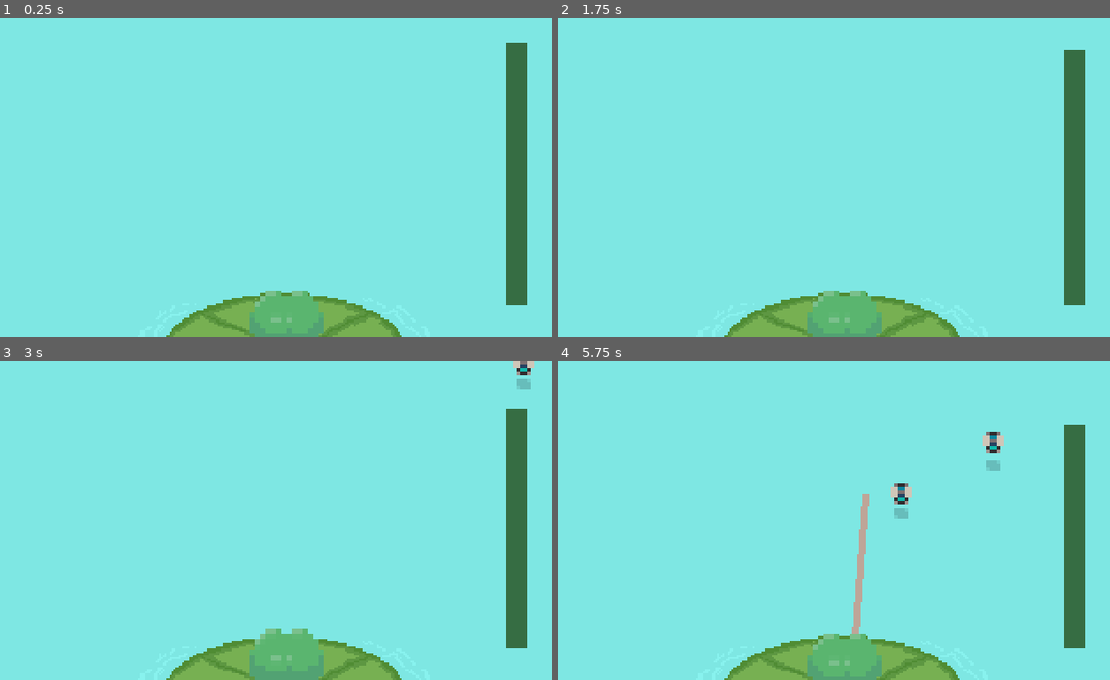
Above: before the commit, frames 1-4 (two rows, left to right).
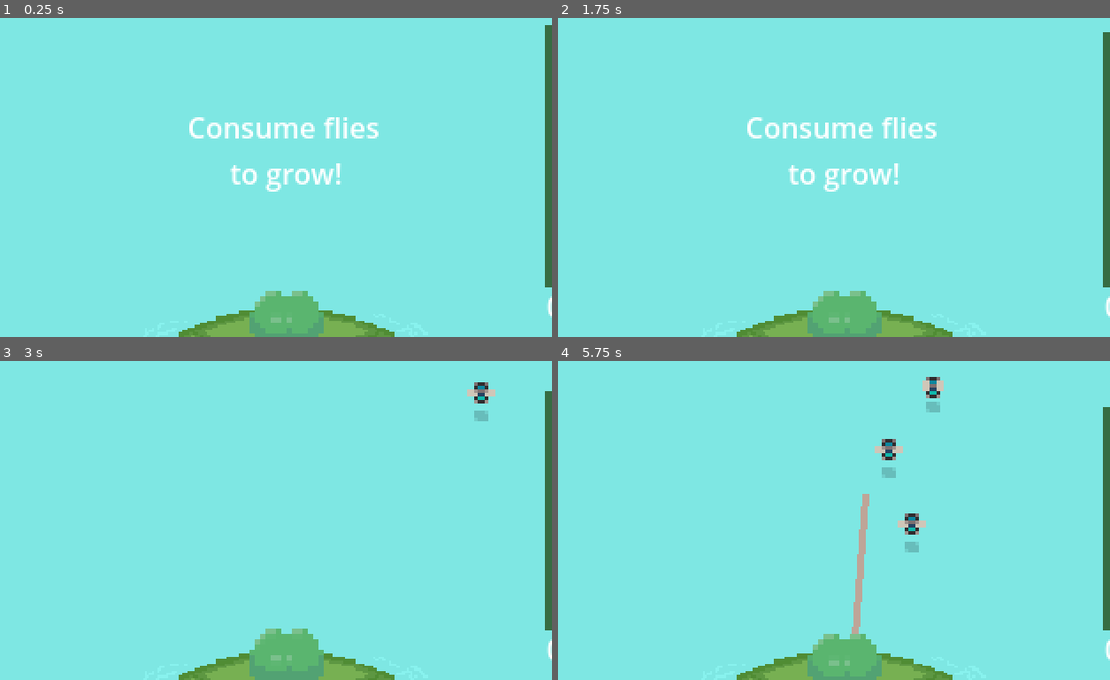
Above: after the commit, the same moments.

Repository: Harry-Pollitt/frog
Game: Godot game, scene res://scenes/main.tscn
Two runs of this game, one before a commit and one after it. Both use one fixed random seed, a clock stepped at 60 frames per second and the inputs below.
Inputs (mouse positions are in pixels of both pictures, inside the frame that each line leads up to):
- Up to frame 1 (0.25 s): no input
- Up to frame 2 (1.75 s): tap Enter at 0.5 s; move the mouse to (949, 161) at 0.52 s; press the mouse at (949, 161) at 0.53 s; move the mouse to (712, 193) at 1.27 s; release the mouse at (712, 193) at 1.28 s; click (712, 193) at 1.35 s
- Up to frame 3 (3 s): move the mouse to (325, 450) at 2.02 s; press the mouse at (325, 450) at 2.03 s; move the mouse to (242, 584) at 2.77 s; release the mouse at (242, 584) at 2.78 s; click (242, 584) at 2.85 s
- Up to frame 4 (5.75 s): move the mouse to (994, 568) at 3.52 s; press the mouse at (994, 568) at 3.53 s; move the mouse to (657, 472) at 4.27 s; release the mouse at (657, 472) at 4.28 s; click (657, 472) at 4.35 s; move the mouse to (856, 520) at 5.02 s; press the mouse at (856, 520) at 5.03 s

The runs differ from the first frame. In frame 1, 8.0% of the frame differs, in the area x 30-100%, y 2-100%; in frame 2, 7.9%; in frame 3, 6.5%; in frame 4, 7.2%.

Commit message:
scoring and messages
score, game over and narrative messages

Diff:
--- a/scenes/consume.gd
+++ b/scenes/consume.gd
@@ -1,8 +1,18 @@
 extends Area2D
 
+@onready var messages = %Messages
+@onready var frog_sprite = %FrogSprite
 @onready var hunger = %HungerBar
+@onready var score_label = %Score
 var flys_consumed : int = 0
-signal total_flys_consumed
+signal total_flys_consumed(flys_consumed : int)
+signal twist
+
+func _ready() -> void:
+	messages.visible = true
+	messages.text = "Consume flies \nto grow!"
+	await get_tree().create_timer(2).timeout
+	messages.visible = false
 
 func _on_body_entered(body: Node2D) -> void:
 	if body.has_method("consumed"):
@@ -10,7 +20,26 @@
 		flys_consumed += 1
 		hunger.value += 5
 
-
+func _process(delta: float) -> void:
+	score_label.text = str(flys_consumed)
+	if flys_consumed in range(10, 29):
+		frog_sprite.scale = Vector2(4,4)
+	elif flys_consumed > 30:
+		frog_sprite.scale = Vector2(6,6)
+	if flys_consumed == 10:
+		messages.visible = true
+		messages.text = "Keep on growing \nto spawn!"
+		await get_tree().create_timer(2).timeout
+		messages.visible = false
+	if flys_consumed == 30:
+		messages.visible = true
+		messages.text = "Almost \nthere!"
+		await get_tree().create_timer(2).timeout
+		messages.visible = false
+	if flys_consumed == 45:
+		twist.emit()
 
 func _on_hunger_bar_hunger_depleted() -> void:
+	print("hunger bar score signal")
+	print(flys_consumed)
 	total_flys_consumed.emit(flys_consumed)
--- a/scenes/hunger_bar.gd
+++ b/scenes/hunger_bar.gd
@@ -1,6 +1,6 @@
 extends ProgressBar
 
-@onready var frog_sprite = %FrogSprite
+@onready var messages = %Messages
 
 var hunger_counter : int = 0
 signal hunger_depleted
@@ -11,9 +11,20 @@
 		self.value -= 3
 	elif hunger_counter in range(30,60):
 		self.value -= 5
-		frog_sprite.scale = Vector2(4,4)
 	elif hunger_counter > 60:
 		self.value -= 7
-		frog_sprite.scale = Vector2(6,6)
-	elif self.value == 0:
+	if self.value == 0:
 		hunger_depleted.emit()
+		print("hunger_depleted signal")
+
+func _process(delta: float) -> void:
+	if hunger_counter == 30:
+		messages.visible = true
+		messages.text = "I'm getting \nhungier!"
+		await get_tree().create_timer(2).timeout
+		messages.visible = false
+	if hunger_counter == 60:
+		messages.visible = true
+		messages.text = "Hungry..."
+		await get_tree().create_timer(2).timeout
+		messages.visible = false
--- a/scenes/main.tscn
+++ b/scenes/main.tscn
@@ -8,6 +8,10 @@
 [ext_resource type="Script" uid="uid://bpr58yirrkkod" path="res://scenes/spawner.gd" id="5_tbgi4"]
 [ext_resource type="Script" uid="uid://dy1va4e5m4eae" path="res://scenes/hunger_bar.gd" id="6_tefeu"]
 [ext_resource type="Script" uid="uid://rj2rfj1tbd8a" path="res://scenes/ui.gd" id="7_tipki"]
+
+[sub_resource type="StyleBoxEmpty" id="StyleBoxEmpty_o6xl0"]
+
+[sub_resource type="StyleBoxFlat" id="StyleBoxFlat_tipki"]
 
 [sub_resource type="CapsuleShape2D" id="CapsuleShape2D_jyhfs"]
 radius = 9.0
@@ -48,18 +52,72 @@
 "speed": 5.0
 }]
 
-[sub_resource type="StyleBoxEmpty" id="StyleBoxEmpty_o6xl0"]
-
-[sub_resource type="StyleBoxFlat" id="StyleBoxFlat_tipki"]
-
 [node name="Main" type="Node2D"]
 
 [node name="Background" type="TextureRect" parent="."]
-offset_left = -1.0
-offset_top = -4.0
-offset_right = 336.0
-offset_bottom = 204.0
+offset_left = -21.0
+offset_top = -24.0
+offset_right = 357.0
+offset_bottom = 221.0
 texture = ExtResource("1_o6xl0")
+
+[node name="UI" type="Control" parent="."]
+layout_mode = 3
+anchors_preset = 0
+offset_left = -14.0
+offset_top = 11.0
+offset_right = 26.0
+offset_bottom = 51.0
+script = ExtResource("7_tipki")
+
+[node name="HungerBar" type="ProgressBar" parent="UI"]
+unique_name_in_owner = true
+modulate = Color(0.352941, 0.709804, 0.435294, 1)
+layout_mode = 0
+offset_left = 330.0
+offset_top = 141.0
+offset_right = 478.0
+offset_bottom = 153.0
+rotation = -1.5708
+theme_override_styles/background = SubResource("StyleBoxEmpty_o6xl0")
+theme_override_styles/fill = SubResource("StyleBoxFlat_tipki")
+step = 1.0
+value = 100.0
+show_percentage = false
+script = ExtResource("6_tefeu")
+
+[node name="Timer" type="Timer" parent="UI/HungerBar"]
+autostart = true
+
+[node name="GameOver" type="Label" parent="UI"]
+visible = false
+layout_mode = 0
+offset_left = 24.0
+offset_top = -36.0
+offset_right = 337.0
+offset_bottom = 150.0
+text = "Game Over!"
+horizontal_alignment = 1
+vertical_alignment = 1
+
+[node name="Score" type="Label" parent="UI"]
+unique_name_in_owner = true
+layout_mode = 0
+offset_left = 331.0
+offset_top = 140.0
+offset_right = 371.0
+offset_bottom = 163.0
+text = "0"
+
+[node name="Messages" type="Label" parent="UI"]
+unique_name_in_owner = true
+layout_mode = 0
+offset_left = 128.0
+offset_top = 39.0
+offset_right = 168.0
+offset_bottom = 62.0
+horizontal_alignment = 1
+vertical_alignment = 1
 
 [node name="TongueOrigin" type="Node2D" parent="."]
 position = Vector2(170, 166)
@@ -101,51 +159,11 @@
 position = Vector2(365, 102)
 
 [node name="Timer" type="Timer" parent="Spawner"]
-wait_time = 2.0
+wait_time = 1.5
 autostart = true
 
-[node name="UI" type="Control" parent="."]
-layout_mode = 3
-anchors_preset = 0
-offset_left = -14.0
-offset_top = 11.0
-offset_right = 26.0
-offset_bottom = 51.0
-script = ExtResource("7_tipki")
-
-[node name="HungerBar" type="ProgressBar" parent="UI"]
-unique_name_in_owner = true
-modulate = Color(0.352941, 0.709804, 0.435294, 1)
-layout_mode = 0
-offset_left = 308.0
-offset_top = 151.0
-offset_right = 456.0
-offset_bottom = 163.0
-rotation = -1.5708
-theme_override_styles/background = SubResource("StyleBoxEmpty_o6xl0")
-theme_override_styles/fill = SubResource("StyleBoxFlat_tipki")
-step = 1.0
-value = 100.0
-show_percentage = false
-script = ExtResource("6_tefeu")
-
-[node name="Timer" type="Timer" parent="UI/HungerBar"]
-autostart = true
-
-[node name="GameOver" type="Label" parent="UI"]
-visible = false
-layout_mode = 0
-offset_left = 24.0
-offset_top = -36.0
-offset_right = 337.0
-offset_bottom = 150.0
-text = "Game Over!"
-horizontal_alignment = 1
-vertical_alignment = 1
-
+[connection signal="hunger_depleted" from="UI/HungerBar" to="TongueOrigin/Consume" method="_on_hunger_bar_hunger_depleted"]
+[connection signal="timeout" from="UI/HungerBar/Timer" to="UI/HungerBar" method="_on_timer_timeout"]
 [connection signal="body_entered" from="TongueOrigin/Consume" to="TongueOrigin/Consume" method="_on_body_entered"]
-[connection signal="total_flys_consumed" from="TongueOrigin/Consume" to="UI/GameOver" method="_on_consume_total_flys_consumed"]
+[connection signal="total_flys_consumed" from="TongueOrigin/Consume" to="UI" method="_on_consume_total_flys_consumed"]
 [connection signal="timeout" from="Spawner/Timer" to="Spawner" method="_on_timer_timeout"]
-[connection signal="hunger_depleted" from="UI/HungerBar" to="TongueOrigin/Consume" method="_on_hunger_bar_hunger_depleted"]
-[connection signal="hunger_depleted" from="UI/HungerBar" to="UI/GameOver" method="_on_hunger_bar_hunger_depleted"]
-[connection signal="timeout" from="UI/HungerBar/Timer" to="UI/HungerBar" method="_on_timer_timeout"]
--- a/scenes/tongue_body.gd
+++ b/scenes/tongue_body.gd
@@ -8,7 +8,6 @@
 func interpolate(length : float, duration : float = 0.2):
 	var tween_offset = get_tree().create_tween()
 	var tween_rect_h = get_tree().create_tween()
-
 	tween_offset.tween_property(self, "offset", Vector2(0,length/3.0), duration)
 	tween_rect_h.tween_property(self, "region_rect", Rect2(0,0,2, length), duration)
 
--- a/scenes/ui.gd
+++ b/scenes/ui.gd
@@ -2,11 +2,8 @@
 
 var score : int = 0
 
-func _on_hunger_bar_hunger_depleted() -> void:
-	visible = true
-	$GameOver.text = "Game Over! \n You consumed " + str(score)
-	get_tree().paused = true
-
-
 func _on_consume_total_flys_consumed(total_flys_consumed) -> void:
 	score += total_flys_consumed
+	$GameOver.visible = true
+	$GameOver.text = "Game Over! \n You consumed " + str(score) + " flies"
+	get_tree().paused = true
